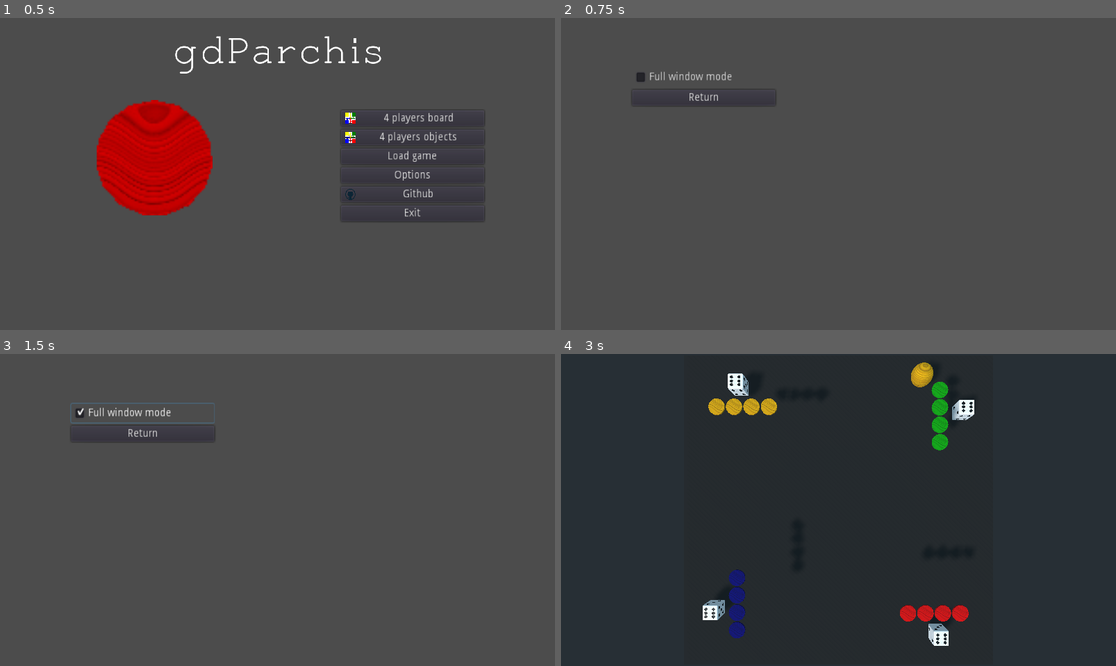
Above: before the commit, frames 1-4 (two rows, left to right).
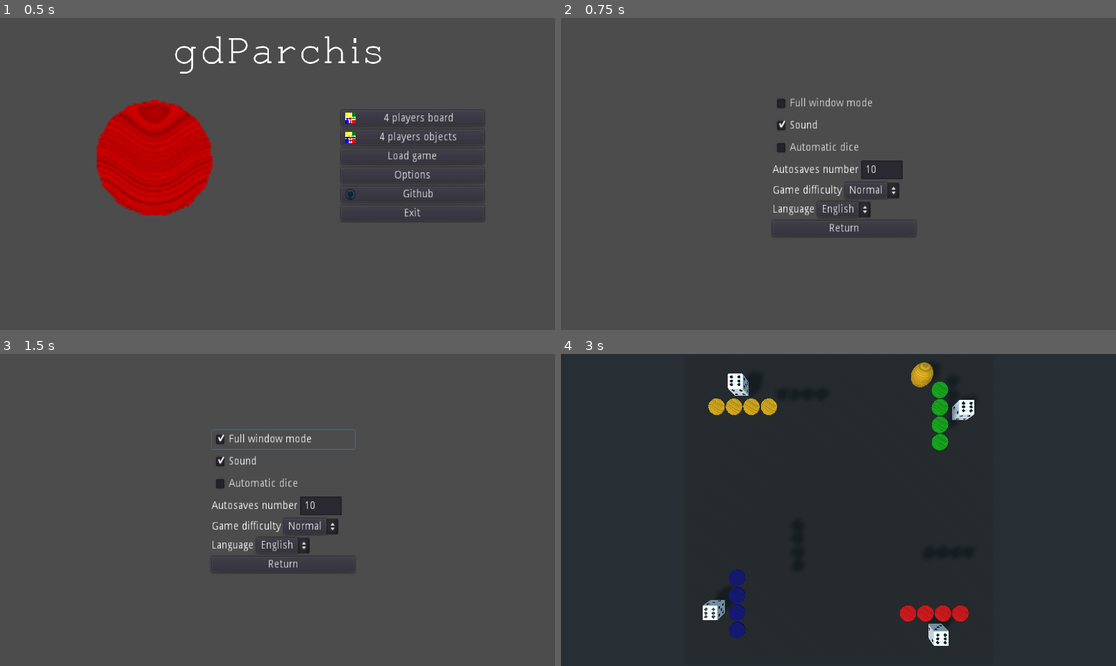
Above: after the commit, the same moments.

Repository: turulomio/gdparchis
Game: Godot game, scene res://scenes/Main.tscn
The game is run twice, just before and just after one commit, with the same random seed, the same clock (stepped at 60 frames per second) and the same inputs.
Inputs:
- Up to frame 1 (0.5 s): no input
- Up to frame 2 (0.75 s): click "Options" at 0.5 s
- Up to frame 3 (1.5 s): click "Full window mode" at 1.25 s
- Up to frame 4 (3 s): click "Return" at 2 s; click "4 players board" at 2.75 s

Frame 1 is identical in both runs. In frame 2, 2.2% of the frame differs, in the area x 13-64%, y 17-71%; in frame 3, 2.6%, in the area x 12-65%, y 15-71%; in frame 4, nothing differs.

Commit message:
Added settings and autosaves autodelete

Diff:
--- a/project.godot
+++ b/project.godot
@@ -83,6 +83,8 @@
 config/name="Gdparchis"
 run/main_scene="res://scenes/Main.tscn"
 boot_splash/image="res://icon.png"
+config/icon="res://images/piece_red.png"
+config/windows_native_icon="res://images/piece_red.ico"
 
 [autoload]
 
--- a/scenes/Globals.gd
+++ b/scenes/Globals.gd
@@ -2,8 +2,16 @@
 
 enum eSquareTypes {START, FIRST, NORMAL, SECURE, RAMP, END}
 enum eColors  {YELLOW, BLUE, RED, GREEN}
+enum eDifficulty {EASY,NORMAL,DIFFICULT}
+enum eLanguages {ENGLISH,SPANISH,FRENCH}
+const UUID_UTIL = preload('res://scenes/uuid.gd')
 
 var game_data=null #Dictionary to load and init games
+var settings
+
+func _init():
+	print("Singleton load")
+	load_settings()
 
 func e_colors(max_players):
 	if max_players==4:
@@ -36,16 +44,39 @@
 		return true
 	return false
 
-
 func save_game(game):
 	var dir= Directory.new()
 	if dir.dir_exists("user://saves/")==false:
 		dir.make_dir("user://saves/")
 
+	#Removes innecesary autosaves
+	var files=[]
+	dir.open("user://saves/")
+	dir.list_dir_begin()
+	while true:
+		var file=dir.get_next()
+		if file=="":
+			break
+		else:
+			if "save" in file:
+				files.append(file)
+
+	dir.list_dir_end()
+	files.sort()
+	var to_remove=files.slice(0,files.size()-Globals.settings.autosaves)
+	for f in to_remove:
+		dir.remove("user://saves/"+f)
+
+
+
+
+
+	#Create new autosave
+
 
 
 	var d=OS.get_datetime()
-	filename="%d%s%s %s%s%s players4.save" % [d.year,"%02d" % d.month,"%02d" %d.day,"%02d" %d.hour,"%02d" %d.minute, "%02d" %d.second]
+	filename="%d%s%s %s%s%s autosave %d.save" % [d.year,"%02d" % d.month,"%02d" %d.day,"%02d" %d.hour,"%02d" %d.minute, "%02d" %d.second, game.max_players]
 	var file=File.new()
 	file.open("user://saves/" + filename, File.WRITE)
 	var dict={}
@@ -66,9 +97,6 @@
 			dict_piece["route_position"]=piece.route_position
 			dict_piece["square_position"]=piece.square_position
 			dict_p["pieces"].append(dict_piece)
-
-
-
 	file.store_line(to_json(dict))
 	file.close()
 
@@ -99,6 +127,44 @@
 	var data=parse_json(file.get_line())
 	file.close()
 	return data
+
+
+func save_settings():
+	var file= File.new()
+	file.open("user://gdparchis.cfg" + filename, File.WRITE)
+	file.store_line(to_json(settings))
+	file.close()
+	print("Settings saved: ", settings)
+
+func load_settings():
+	var file_save=File.new()
+	var file_load=File.new()
+	if file_save.file_exists("user://gdparchis.cfg")==false:
+		settings={}
+		settings["full_screen"]=false
+		settings["installation_uuid"]=generate_uuid()
+		settings["automatic_dice"]=false
+		settings["last_internet_update"]=null
+		settings["autosaves"]=10
+		settings["difficulty"]=eDifficulty.NORMAL
+		settings["language"]=eLanguages.ENGLISH
+		settings["sound"]=true
+		settings["statistics"]=true
+		save_settings()
+	else:
+		file_load.open("user://gdparchis.cfg", File.READ)
+		settings=parse_json(file_load.get_line())
+	file_load.close()
+	file_save.close()
+
+	print("Settings loaded: ", settings)
+	OS.window_fullscreen = settings["full_screen"]
+	AudioServer.set_bus_mute(AudioServer.get_bus_index("Master"),not settings["sound"])
+
+
+
+func generate_uuid():
+	return UUID_UTIL.v4()
 
 
 # Lo calcule ayudandome de la función y con simetrías
--- a/scenes/Main.gd
+++ b/scenes/Main.gd
@@ -1,4 +1,5 @@
 extends Control
+
 
 
 func _on_Exit_pressed():
--- a/scenes/Main.tscn
+++ b/scenes/Main.tscn
@@ -2,7 +2,7 @@
 
 [ext_resource path="res://scenes/Main.gd" type="Script" id=1]
 [ext_resource path="res://images/parchis4.png" type="Texture" id=2]
-[ext_resource path="res://icon.png" type="Texture" id=3]
+[ext_resource path="res://images/piece_red.png" type="Texture" id=3]
 [ext_resource path="res://fonts/font.tres" type="DynamicFont" id=4]
 [ext_resource path="res://images/github.webp" type="Texture" id=5]
 
--- a/scenes/Options.gd
+++ b/scenes/Options.gd
@@ -1,11 +1,49 @@
 extends Control
 
 
+# Called when the node enters the scene tree for the first time.
+func _ready():
+	$VBoxContainer/FullScreen.pressed=Globals.settings["full_screen"]
+	$VBoxContainer/Sound.pressed=Globals.settings["sound"]
+	$VBoxContainer/AutomaticDice.pressed=Globals.settings["automatic_dice"]
+	$VBoxContainer/HBAutosaves/Autosaves.text=str(Globals.settings["autosaves"])
+
+
+	$VBoxContainer/HBDifficulty/Difficulty.add_item("Easy",Globals.eDifficulty.EASY)
+	$VBoxContainer/HBDifficulty/Difficulty.add_item("Normal",Globals.eDifficulty.NORMAL)
+	$VBoxContainer/HBDifficulty/Difficulty.add_item("Difficult",Globals.eDifficulty.DIFFICULT)
+	$VBoxContainer/HBDifficulty/Difficulty.select(Globals.settings["difficulty"])
+
+	$VBoxContainer/HBLanguages/Language.add_item("English", Globals.eLanguages.ENGLISH)
+	$VBoxContainer/HBLanguages/Language.add_item("French", Globals.eLanguages.FRENCH)
+	$VBoxContainer/HBLanguages/Language.add_item("Spanish", Globals.eLanguages.SPANISH)
+	$VBoxContainer/HBLanguages/Language.select(int(Globals.settings["language"]))
+
 
 func _on_Return_pressed():
+	Globals.save_settings()
 	get_tree().change_scene("res://scenes/Main.tscn")
 
+func _on_FullScreen_toggled(button_pressed):
+	Globals.settings["full_screen"]=button_pressed
+	OS.window_fullscreen = button_pressed
+
+func _on_AutomaticDice_toggled(button_pressed):
+	Globals.settings["automatic_dice"]=button_pressed
 
 
-func _on_CheckBox_toggled(button_pressed):
-		OS.window_fullscreen = button_pressed
+func _on_Autosaves_text_changed(new_text):
+	Globals.settings["autosaves"]=int(new_text)
+
+
+func _on_Difficulty_item_selected(index):
+	Globals.settings["difficulty"]=index
+
+
+func _on_Language_item_selected(index):
+	Globals.settings["language"]=index
+
+
+func _on_Sound_toggled(button_pressed):
+	Globals.settings["sound"]=button_pressed
+	AudioServer.set_bus_mute(AudioServer.get_bus_index("Master"),not button_pressed)
--- a/scenes/Options.tscn
+++ b/scenes/Options.tscn
@@ -5,7 +5,9 @@
 [node name="Options" type="Control"]
 anchor_right = 1.0
 anchor_bottom = 1.0
+margin_left = -3.0
 margin_top = -2.0
+margin_right = -3.0
 margin_bottom = -2.0
 script = ExtResource( 1 )
 
@@ -25,24 +27,91 @@
 current_path = "user://saves/saves"
 
 [node name="VBoxContainer" type="VBoxContainer" parent="."]
-margin_left = 246.0
-margin_top = 174.0
-margin_right = 446.0
-margin_bottom = 424.0
+margin_left = 735.0
+margin_top = 265.0
+margin_right = 935.0
+margin_bottom = 515.0
 rect_scale = Vector2( 2.47677, 2.74072 )
 
-[node name="CheckBox" type="CheckBox" parent="VBoxContainer"]
+[node name="FullScreen" type="CheckBox" parent="VBoxContainer"]
 margin_right = 200.0
 margin_bottom = 24.0
 text = "Full window mode"
 
-[node name="Return" type="Button" parent="VBoxContainer"]
+[node name="Sound" type="CheckBox" parent="VBoxContainer"]
 margin_top = 28.0
 margin_right = 200.0
-margin_bottom = 48.0
+margin_bottom = 52.0
+text = "Sound"
+
+[node name="AutomaticDice" type="CheckBox" parent="VBoxContainer"]
+margin_top = 56.0
+margin_right = 200.0
+margin_bottom = 80.0
+text = "Automatic dice"
+
+[node name="HBAutosaves" type="HBoxContainer" parent="VBoxContainer"]
+margin_top = 84.0
+margin_right = 200.0
+margin_bottom = 108.0
+
+[node name="Label" type="Label" parent="VBoxContainer/HBAutosaves"]
+margin_top = 5.0
+margin_right = 120.0
+margin_bottom = 19.0
+text = "Autosaves number"
+
+[node name="Autosaves" type="LineEdit" parent="VBoxContainer/HBAutosaves"]
+margin_left = 124.0
+margin_right = 182.0
+margin_bottom = 24.0
+text = "10"
+max_length = 3
+
+[node name="HBDifficulty" type="HBoxContainer" parent="VBoxContainer"]
+margin_top = 112.0
+margin_right = 200.0
+margin_bottom = 132.0
+
+[node name="Label" type="Label" parent="VBoxContainer/HBDifficulty"]
+margin_top = 3.0
+margin_right = 97.0
+margin_bottom = 17.0
+text = "Game difficulty"
+
+[node name="Difficulty" type="OptionButton" parent="VBoxContainer/HBDifficulty"]
+margin_left = 101.0
+margin_right = 130.0
+margin_bottom = 20.0
+
+[node name="HBLanguages" type="HBoxContainer" parent="VBoxContainer"]
+margin_top = 136.0
+margin_right = 200.0
+margin_bottom = 156.0
+
+[node name="Label" type="Label" parent="VBoxContainer/HBLanguages"]
+margin_top = 3.0
+margin_right = 59.0
+margin_bottom = 17.0
+text = "Language"
+
+[node name="Language" type="OptionButton" parent="VBoxContainer/HBLanguages"]
+margin_left = 63.0
+margin_right = 92.0
+margin_bottom = 20.0
+
+[node name="Return" type="Button" parent="VBoxContainer"]
+margin_top = 160.0
+margin_right = 200.0
+margin_bottom = 180.0
 rect_pivot_offset = Vector2( 79, 10 )
 text = "Return"
 
 [connection signal="file_selected" from="FileDialog" to="." method="_on_FileDialog_file_selected"]
-[connection signal="toggled" from="VBoxContainer/CheckBox" to="." method="_on_CheckBox_toggled"]
+[connection signal="toggled" from="VBoxContainer/FullScreen" to="." method="_on_FullScreen_toggled"]
+[connection signal="toggled" from="VBoxContainer/Sound" to="." method="_on_Sound_toggled"]
+[connection signal="toggled" from="VBoxContainer/AutomaticDice" to="." method="_on_AutomaticDice_toggled"]
+[connection signal="text_changed" from="VBoxContainer/HBAutosaves/Autosaves" to="." method="_on_Autosaves_text_changed"]
+[connection signal="item_selected" from="VBoxContainer/HBDifficulty/Difficulty" to="." method="_on_Difficulty_item_selected"]
+[connection signal="item_selected" from="VBoxContainer/HBLanguages/Language" to="." method="_on_Language_item_selected"]
 [connection signal="pressed" from="VBoxContainer/Return" to="." method="_on_Return_pressed"]
--- /dev/null
+++ b/scenes/uuid.gd
@@ -0,0 +1,41 @@
+# Note: The code might not be as pretty it could be, since it's written
+# in a way that maximizes performance. Methods are inlined and loops are avoided.
+extends Node
+
+const MODULO_8_BIT = 256
+
+static func getRandomInt():
+  # Randomize every time to minimize the risk of collisions
+  randomize()
+
+  return randi() % MODULO_8_BIT
+
+static func uuidbin():
+  # 16 random bytes with the bytes on index 6 and 8 modified
+  return [
+	getRandomInt(), getRandomInt(), getRandomInt(), getRandomInt(),
+	getRandomInt(), getRandomInt(), ((getRandomInt()) & 0x0f) | 0x40, getRandomInt(),
+	((getRandomInt()) & 0x3f) | 0x80, getRandomInt(), getRandomInt(), getRandomInt(),
+	getRandomInt(), getRandomInt(), getRandomInt(), getRandomInt(),
+  ]
+
+static func v4():
+  # 16 random bytes with the bytes on index 6 and 8 modified
+  var b = uuidbin()
+
+  return '%02x%02x%02x%02x-%02x%02x-%02x%02x-%02x%02x-%02x%02x%02x%02x%02x%02x' % [
+	# low
+	b[0], b[1], b[2], b[3],
+
+	# mid
+	b[4], b[5],
+
+	# hi
+	b[6], b[7],
+
+	# clock
+	b[8], b[9],
+
+	# clock
+	b[10], b[11], b[12], b[13], b[14], b[15]
+  ]
Binary file added: images/piece_red.ico
Renamed: icon.png -> images/piece_red.png
